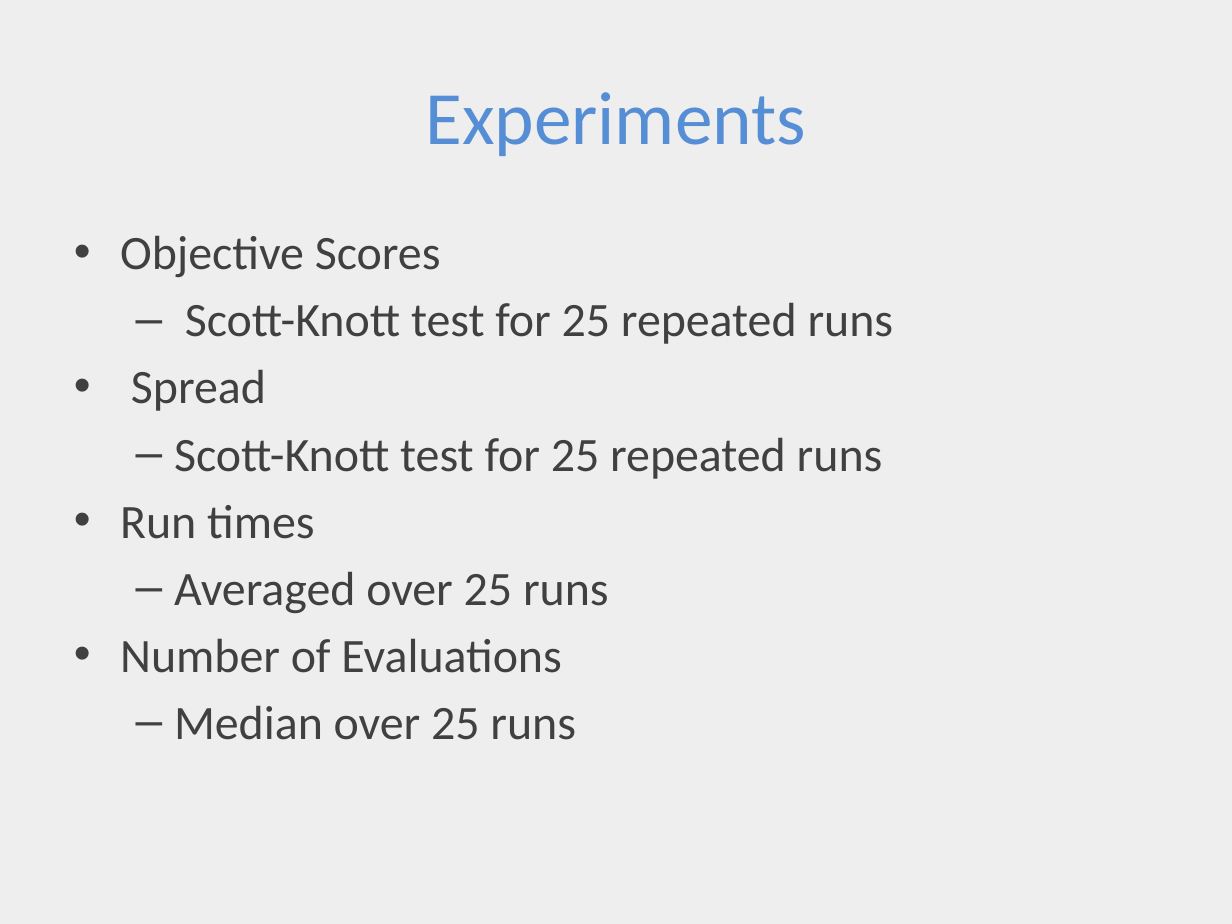
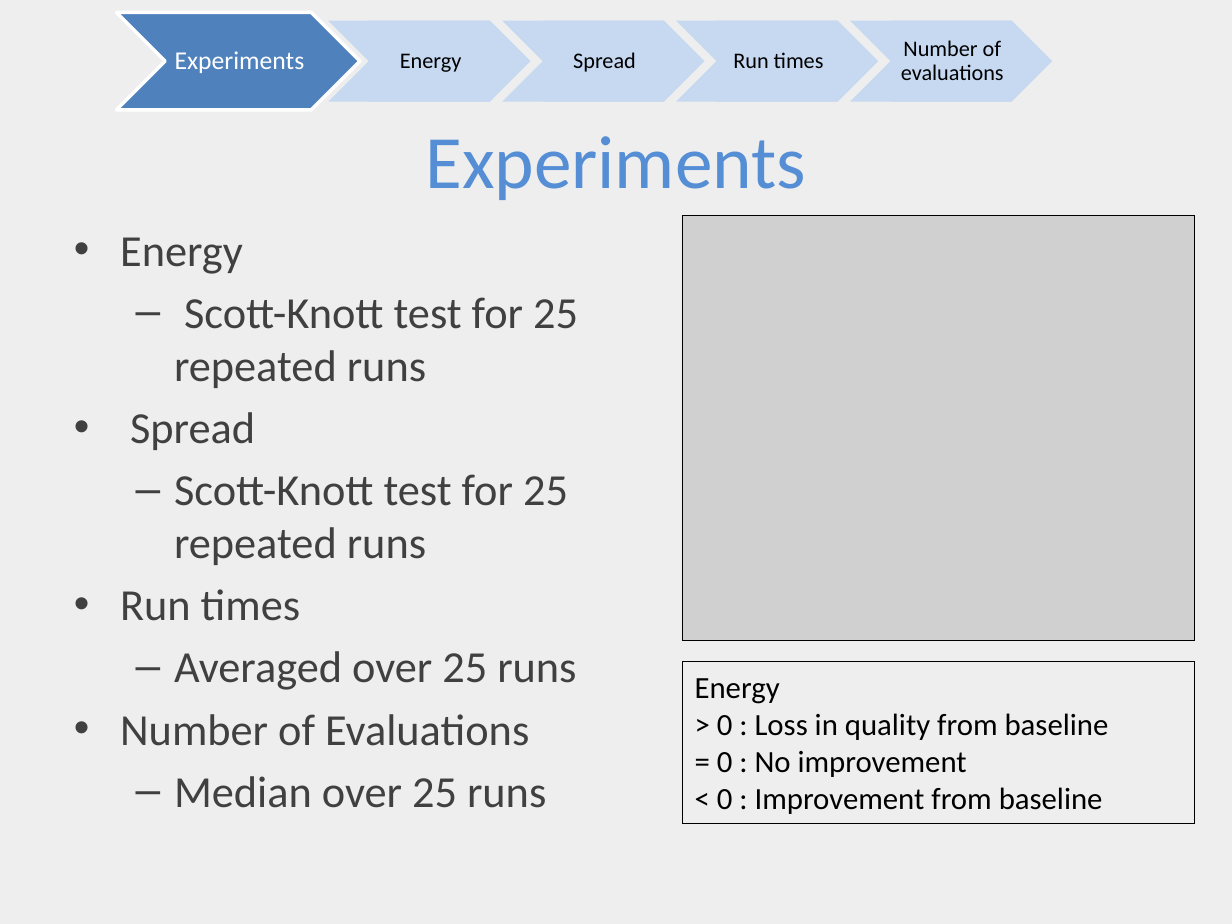
Before and after one commit to ai-se/Rahul, a slide deck: slide 9 of DEADANT/deadAnt.pptx. Drawn at 1232x924 pixels with LibreOffice and Linux fonts; fonts in the diff are those of the drawing; grey boxes stand for pictures. Boxes give left, top, right and bottom in pixels: in the first picture for what was removed or moved away, otherwise in the second. Text is boxed around its words. In the diff, an @@ line names an element or a change of style, - is before the commit and + after.

```diff
--- a/DEADANT/deadAnt.pptx
+++ b/DEADANT/deadAnt.pptx
@@ chevron added at box(116, 12, 360, 110), fill #4F81BD, outline #FFFFFF 2 pt @@
@@ chevron added at box(329, 21, 531, 102), fill #C6D9F1 @@
@@ rectangle added at box(368, 21, 489, 102), fill #C6D9F1, 13 pt, text #000000 @@
+Energy
@@ chevron added at box(503, 21, 705, 102), fill #C6D9F1 @@
@@ rectangle added at box(542, 21, 663, 102), fill #C6D9F1, 13 pt, text #000000 @@
+Spread
@@ chevron added at box(676, 21, 878, 102), fill #C6D9F1 @@
@@ rectangle added at box(717, 21, 838, 102), fill #C6D9F1, 13 pt, text #000000 @@
+Run times
@@ chevron added at box(850, 21, 1052, 102), fill #C6D9F1 @@
@@ rectangle added at box(891, 21, 1011, 102), fill #C6D9F1, 13 pt, text #000000 @@
+Number of evaluations
@@ text added at box(175, 51, 305, 73), 15 pt, text #FFFFFF @@
+Experiments
@@ title "Experiments": place and size @@
-title "Experiments" at box(425, 92, 806, 156)
+title "Experiments" at box(425, 136, 806, 200)
@@ text at box(120, 237, 243, 274): text changed; size 28 to 25.9 pt @@
-• Objective Scores
+• Energy
@@ picture added at box(683, 216, 1195, 641) @@
@@ text at box(120, 297, 578, 808): size 28 to 25.9 pt @@
@@ rectangle added at box(683, 662, 1195, 823), outline #000000 0.75 pt, 18 pt, text #000000 @@
+Energy
+> 0 : Loss in quality from baseline
+= 0 : No improvement
+< 0 : Improvement from baseline
```
Also in this commit, not shown: 7 other slides changed, 1 slide added, 1 slide removed.
